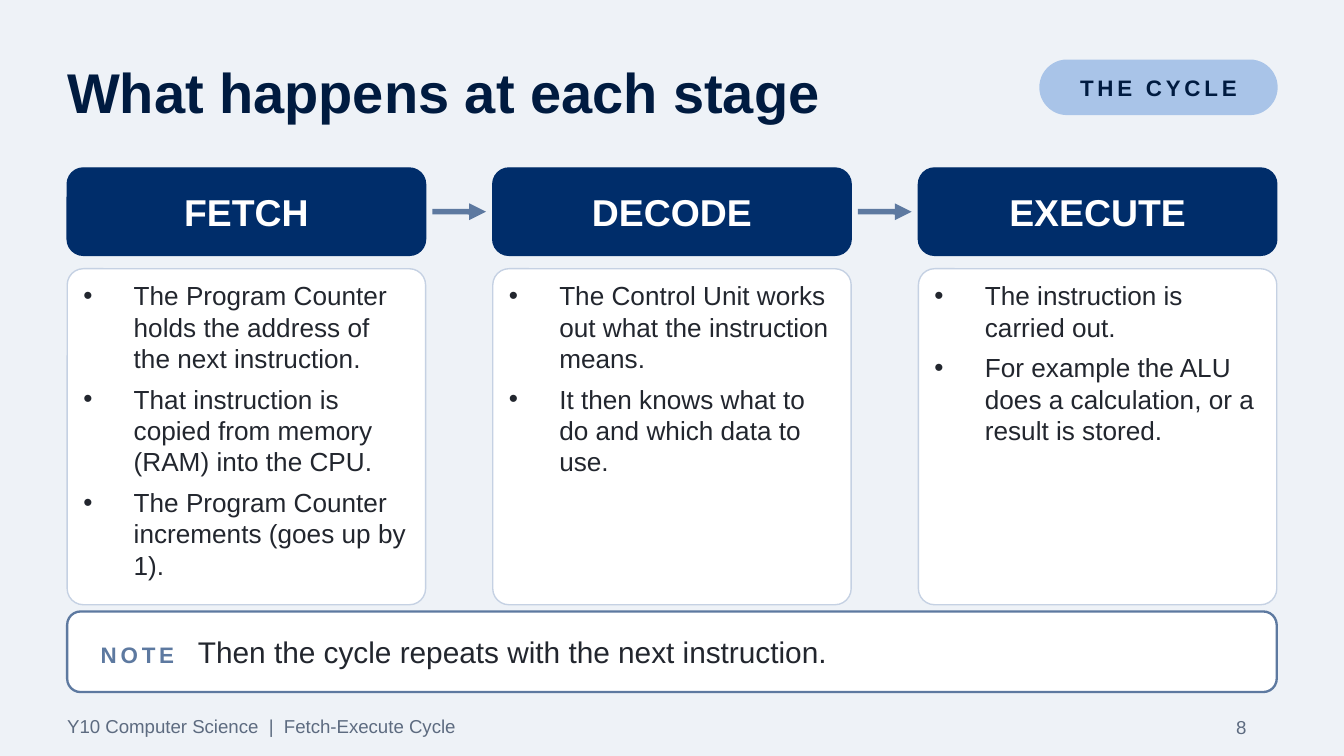
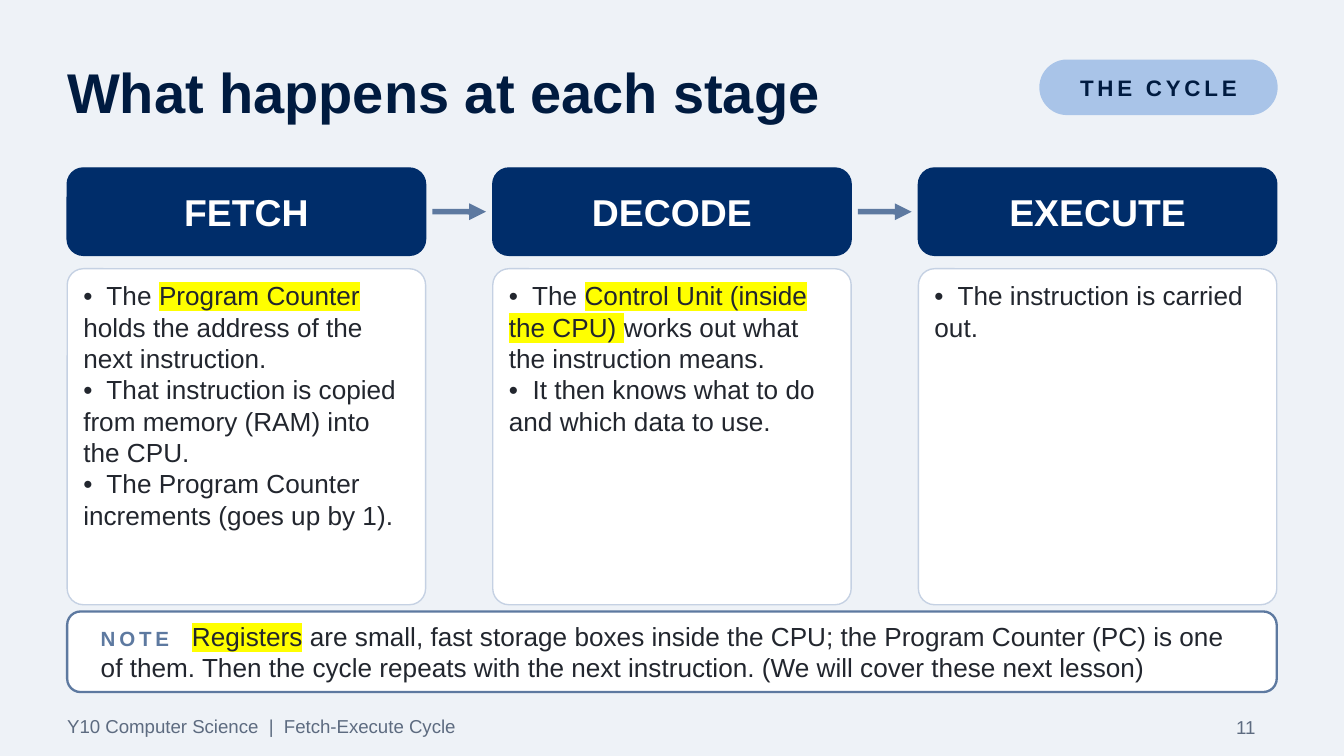
Before and after one commit to Dr-Hughes/Teaching-Materials, a slide deck: slide 11 of computer-science/gcse/y10-systems-architecture-the-fetch-execute-cycle/y10-fetch-execute-cycle.pptx (slide 8 before the commit). Drawn at 1344x756 pixels with LibreOffice and Linux fonts; fonts in the diff are those of the drawing. Boxes give left, top, right and bottom in pixels: in the first picture for what was removed or moved away, otherwise in the second. Text is boxed around its words. In the diff, an @@ line names an element or a change of style, - is before the commit and + after.

```diff
--- a/computer-science/gcse/y10-systems-architecture-the-fetch-execute-cycle/y10-fetch-execute-cycle.pptx
+++ b/computer-science/gcse/y10-systems-architecture-the-fetch-execute-cycle/y10-fetch-execute-cycle.pptx
@@ text at (83,286,396,531): text changed @@
-• The Program Counter holds the address of the next instruction.
-• That instruction is copied from memory (RAM) into the CPU.
-• The Program Counter increments (goes up by 1).
+• The Program Counter holds the address of the next instruction.
+• That instruction is copied from memory (RAM) into the CPU.
+• The Program Counter increments (goes up by 1).
@@ text at (509,286,815,432): text changed @@
-• The Control Unit works out what the instruction means.
-• It then knows what to do and which data to use.
+• The Control Unit (inside the CPU) works out what the instruction means.
+• It then knows what to do and which data to use.
@@ text at (934,286,1243,338): text changed @@
-• The instruction is carried out.
-• For example the ALU does a calculation, or a result is stored.
+• The instruction is carried out.
@@ text at (101,627,1223,683): text changed; size 16 to 14 pt @@
-NOTE Then the cycle repeats with the next instruction.
+NOTE Registers are small, fast storage boxes inside the CPU; the Program Counter (PC) is one of them. Then the cycle repeats with the next instruction. (We will cover these next lesson)
@@ page number at (1236,721,1255,734): text changed @@
-8
+11
```
Also in this commit, not shown: 15 other slides changed, 5 slides added, 5 slides removed, 41 other files.
